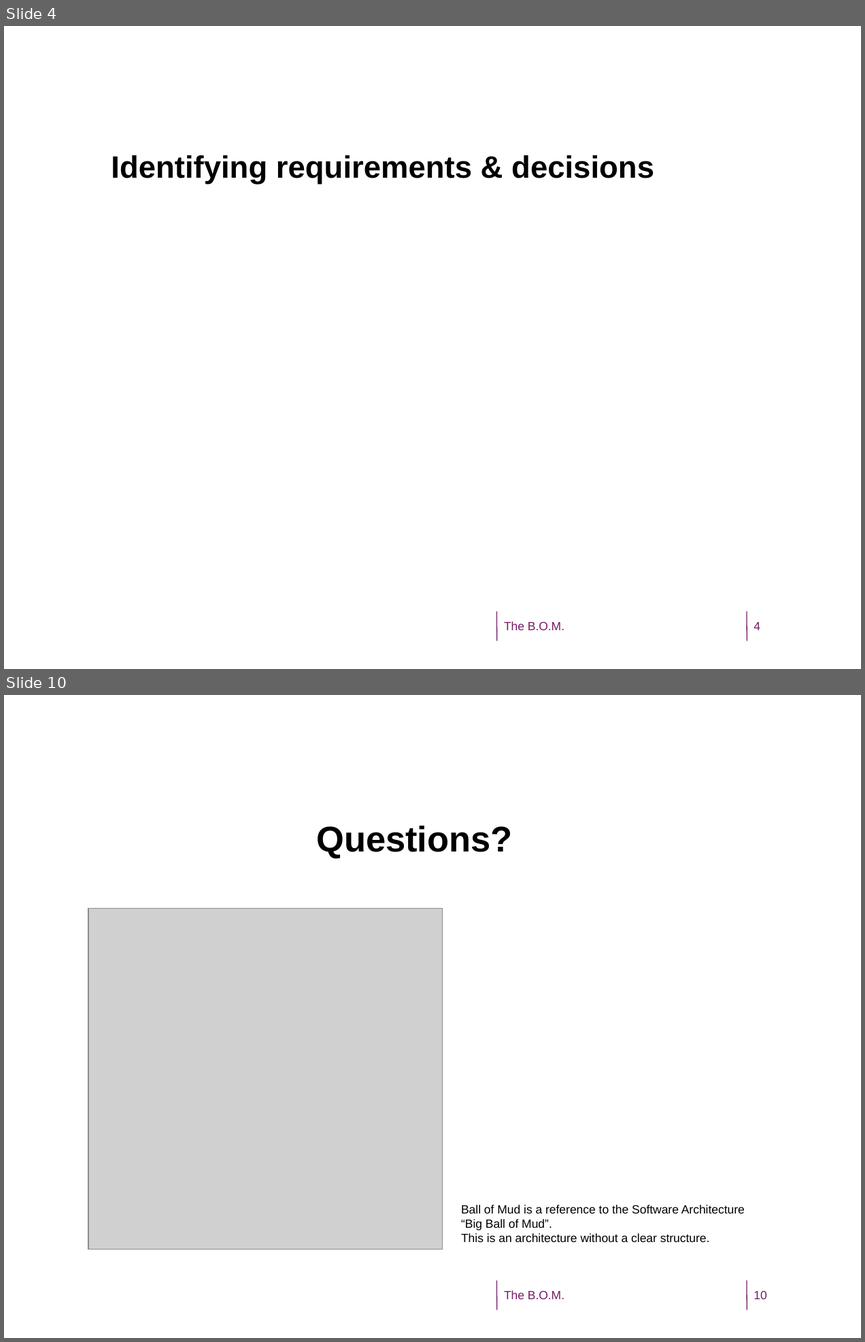
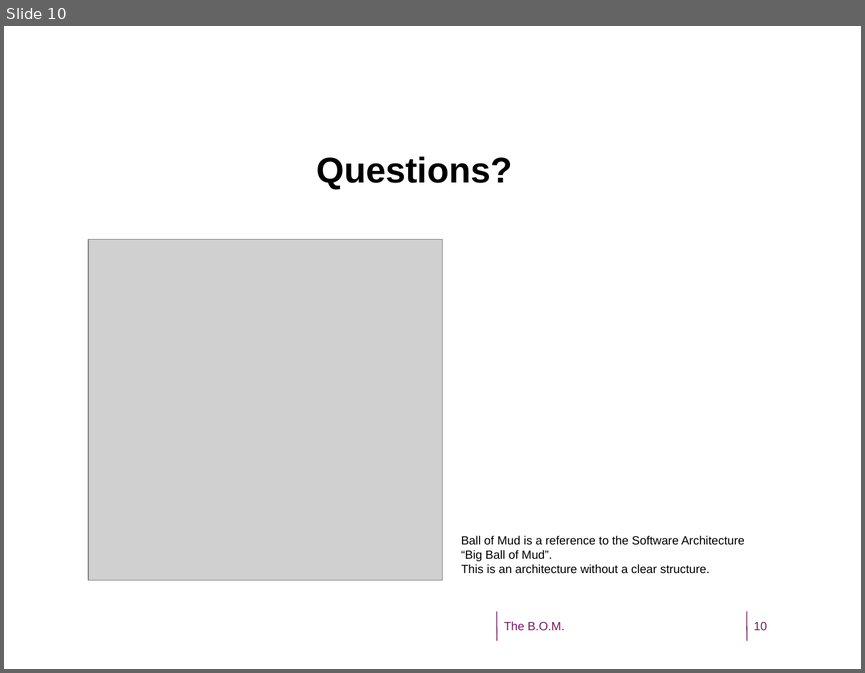
Before and after one commit to CindyBerghuizen/BallOfMud, a slide deck: Assignment 3/SoftwareArchtectureWeek6Presentation.odp. Shown one above the other, each under a label of ours: slides 4 and 10 before the commit, slide 10 after it; the slides between them are not shown. The pictures are 865x1342 and 865x673 pixels, drawn with LibreOffice and Linux fonts; fonts in the diff are those of the drawing; grey boxes stand for pictures; background and template pictures are left out. Boxes give left, top, right and bottom in pixels: in the first picture for what was removed or moved away, otherwise in the second. Text is boxed around its words. In the diff, an @@ line names an element or a change of style, - is before the commit and + after.

```diff
--- a/Assignment 3/SoftwareArchtectureWeek6Presentation.odp
+++ b/Assignment 3/SoftwareArchtectureWeek6Presentation.odp
@@ slide 4 removed at (x1=4, y1=26, x2=861, y2=669), background picture (left out); not listed: 2 template elements that a slide beside it also shows @@
@@ text removed at (x1=111, y1=155, x2=654, y2=184) @@
-  Identifying requirements & decisions
@@ text removed at (x1=504, y1=621, x2=564, y2=630) @@
-The B.O.M.
@@ page number removed at (x1=753, y1=622, x2=760, y2=630) @@
-4
```
Also in this commit, not shown: 7 slides changed, 1 slide added.
